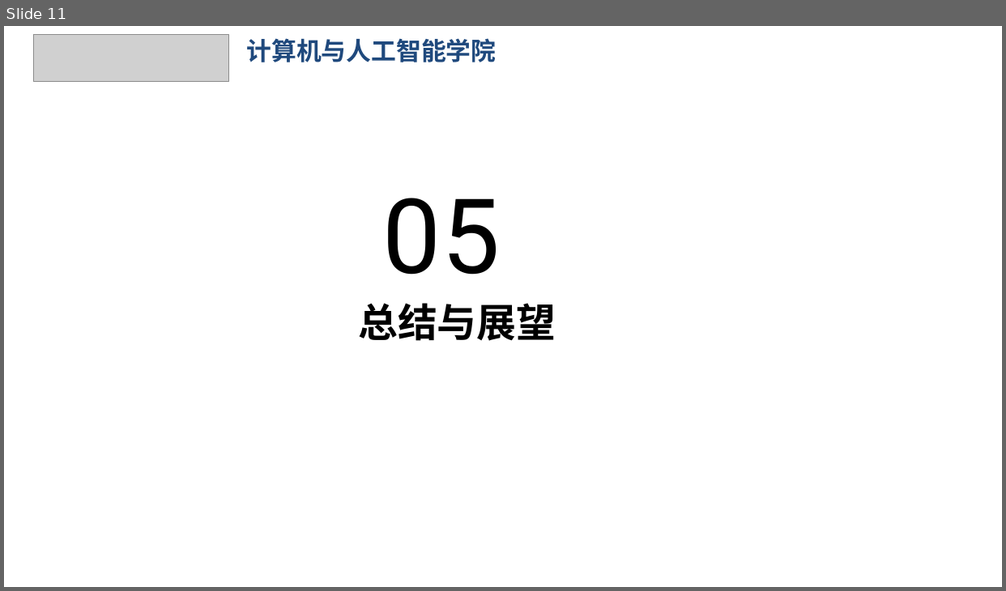
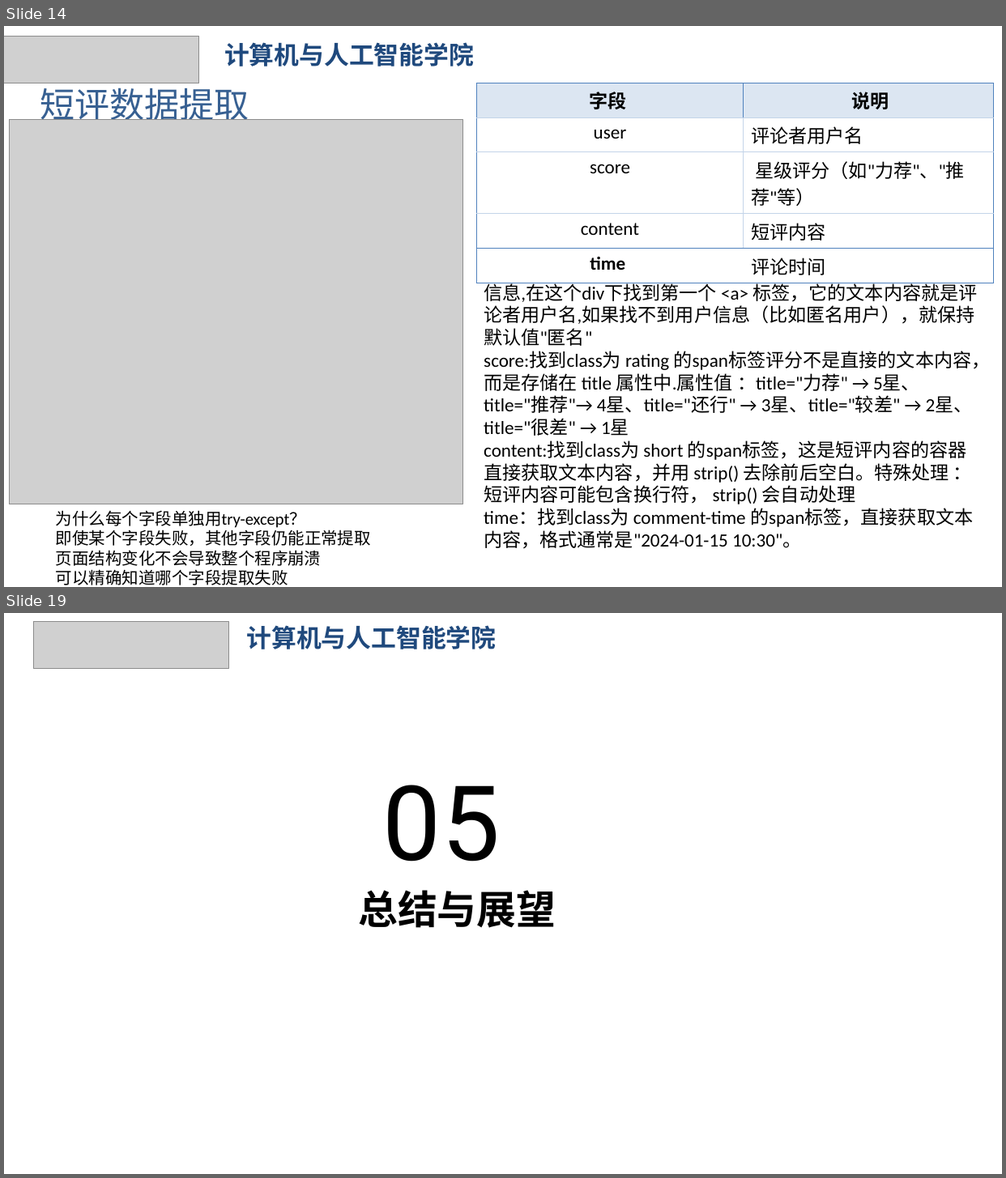
Before and after one commit to ty131421/spider_project, a slide deck: 豆瓣爬虫.pptx. Shown one above the other, each under a label of ours: slide 11 before the commit, slides 14 and 19 after it; the slides between them are not shown. The pictures are 1006x591 and 1006x1178 pixels, drawn with LibreOffice and Linux fonts; fonts in the diff are those of the drawing; grey boxes stand for pictures; background and template pictures are left out. Boxes give left, top, right and bottom in pixels: in the first picture for what was removed or moved away, otherwise in the second. Text is boxed around its words. In the diff, an @@ line names an element or a change of style, - is before the commit and + after.

Commit message:
完成项目概述、基础爬取模块、进阶详情与动态爬取模块、数据存储方案（前半部分）的ppt内容

```diff
--- a/豆瓣爬虫.pptx
+++ b/豆瓣爬虫.pptx
@@ slide 14 added at <box>4,26,1002,587</box>, background picture (left out) @@
@@ picture added at <box>4,37,198,83</box> @@
@@ text added at <box>224,42,474,66</box>, 24 pt, text #1F497D, bold @@
+计算机与人工智能学院
@@ title added at <box>40,83,249,120</box>, 33.6 pt, text #376092 @@
+短评数据提取
@@ table added at <box>476,83,994,279</box>, 5 rows, 2 columns @@
+字段 | 说明
+user | 评论者用户名
+score | 星级评分（如"力荐"、"推荐"等）
+content | 短评内容
+time | 评论时间
@@ picture added at <box>9,120,463,506</box> @@
@@ text added at <box>484,258,991,549</box>, 18 pt, text #000000 @@
+user:首先找到class为 comment-info 的div，里面包含了评论者信息,在这个div下找到第一个 <a> 标签，它的文本内容就是评论者用户名,如果找不到用户信息（比如匿名用户），就保持默认值"匿名"
+score:找到class为 rating 的span标签评分不是直接的文本内容，而是存储在 title 属性中.属性值 ：title="力荐" → 5星、title="推荐"→ 4星、title="还行" → 3星、title="较差" → 2星、title="很差" → 1星
+content:找到class为 short 的span标签，这是短评内容的容器直接获取文本内容，并用 strip() 去除前后空白。特殊处理 ：短评内容可能包含换行符， strip() 会自动处理
+time：找到class为 comment-time 的span标签，直接获取文本内容，格式通常是"2024-01-15 10:30"。
@@ text added at <box>56,510,371,586</box>, 16 pt, text #000000 @@
+为什么每个字段单独用try-except？
+即使某个字段失败，其他字段仍能正常提取
+页面结构变化不会导致整个程序崩溃
+可以精确知道哪个字段提取失败
@@ what was slide 11 is now slide 19 @@
```
Also in this commit, not shown: 8 slides changed, 8 other slides added, 1 slide removed.
